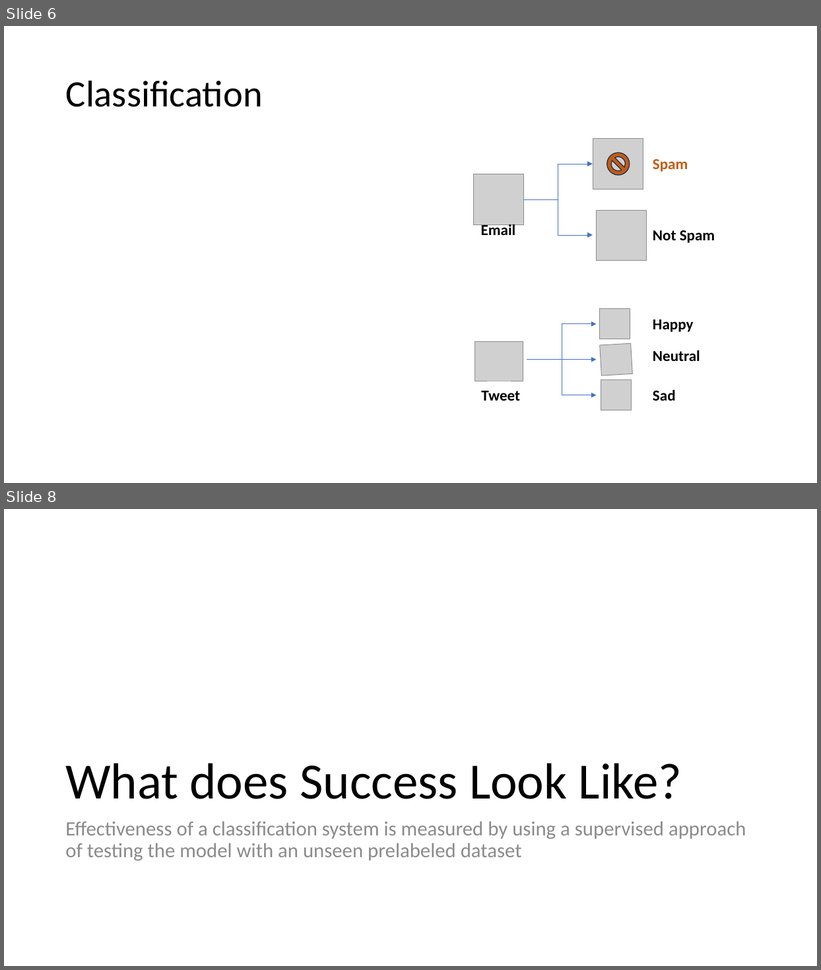
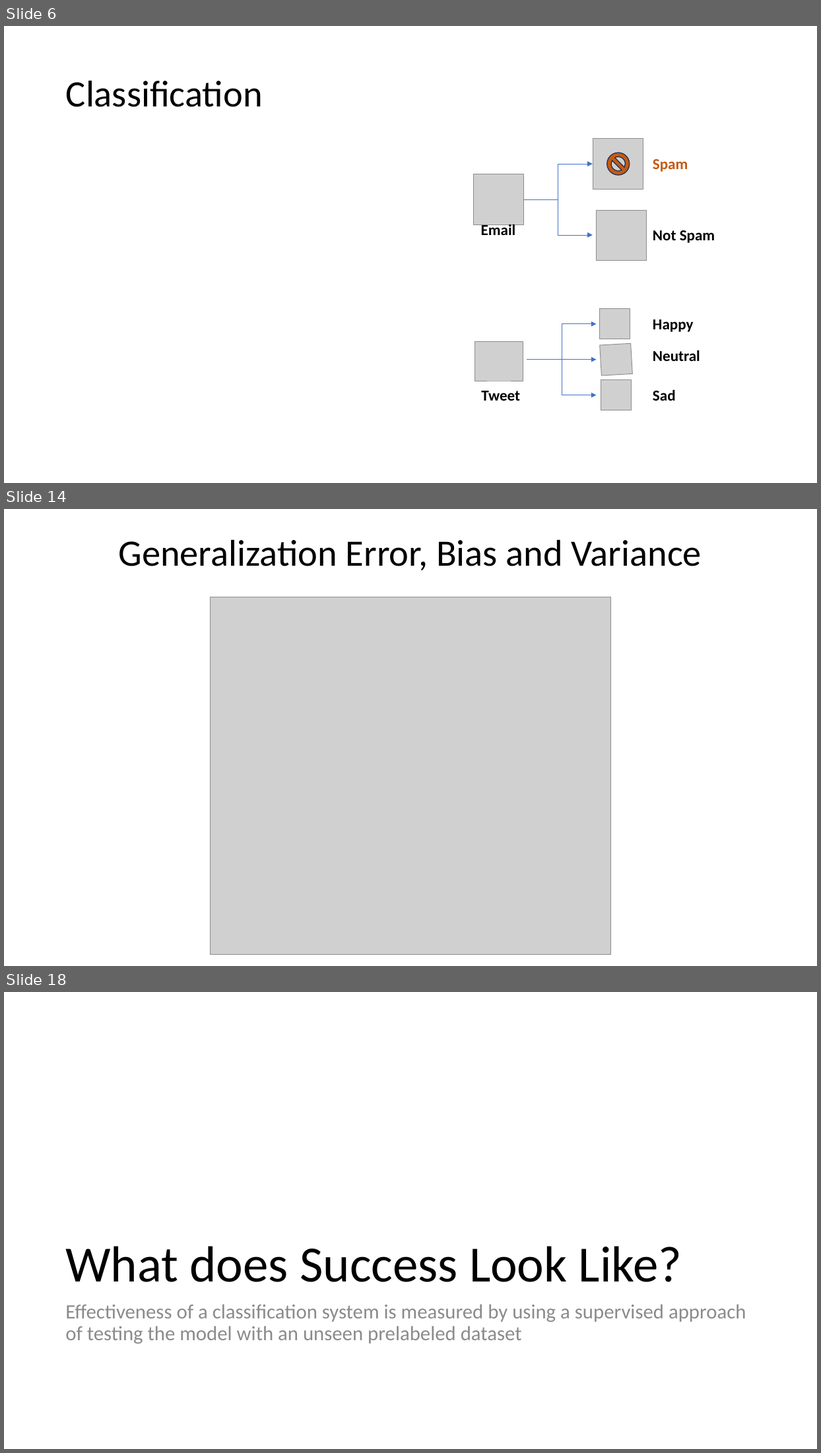
Before and after one commit to meenakshsundaram/AIML, a slide deck: DecisionTrees/DecisionTrees.pptx. Shown one above the other, each under a label of ours: slides 6 and 8 before the commit, slides 6, 14 and 18 after it; the slides between them are not shown. The pictures are 821x970 and 821x1453 pixels, drawn with LibreOffice and Linux fonts; fonts in the diff are those of the drawing; grey boxes stand for pictures. Boxes give left, top, right and bottom in pixels: in the first picture for what was removed or moved away, otherwise in the second. Text is boxed around its words. In the diff, an @@ line names an element or a change of style, - is before the commit and + after.

Commit message:
Add Bias and Variance in PPT

```diff
--- a/DecisionTrees/DecisionTrees.pptx
+++ b/DecisionTrees/DecisionTrees.pptx
@@ slide 14 added at (4, 509, 817, 966), background #FFFFFF @@
@@ title added at (119, 539, 702, 570), 44 pt, text #000000 @@
+Generalization Error, Bias and Variance
@@ picture added at (210, 597, 611, 955) @@
@@ what was slide 8 is now slide 18 @@
```
Also in this commit, not shown: 1 slide changed, 9 other slides added.
